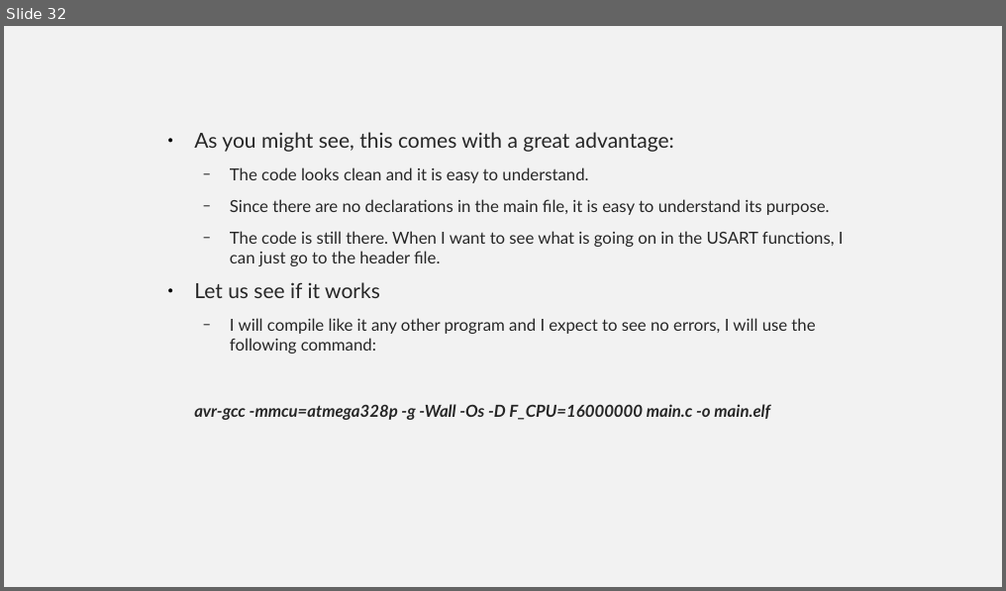
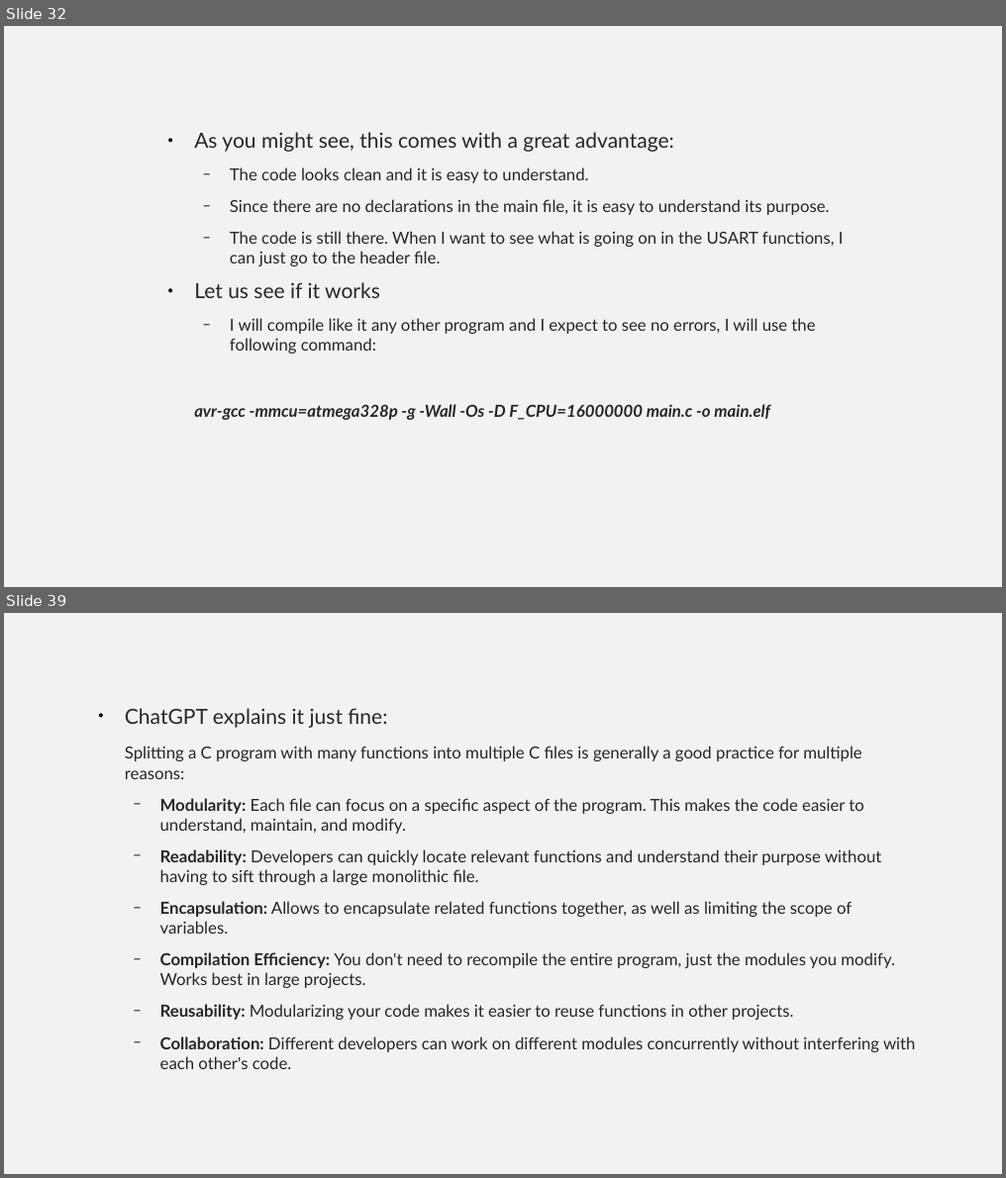
Before and after one commit to Equihua2211/I7266, a slide deck: 001_Slides/08_UART-USART.odp. Shown one above the other, each under a label of ours: slide 32 before the commit, slides 32 and 39 after it; the slides between them are not shown. The pictures are 1006x591 and 1006x1178 pixels, drawn with LibreOffice and Linux fonts; fonts in the diff are those of the drawing. Boxes give left, top, right and bottom in pixels: in the first picture for what was removed or moved away, otherwise in the second. Text is boxed around its words. In the diff, an @@ line names an element or a change of style, - is before the commit and + after.

```diff
--- a/001_Slides/08_UART-USART.odp
+++ b/001_Slides/08_UART-USART.odp
@@ slide 39 added at <box>4,613,1002,1174</box>, background #F2F2F2 @@
@@ text added at <box>125,708,916,1069</box>, 16 pt, text #262626 @@
+● ChatGPT explains it just fine:
+Splitting a C program with many functions into multiple C files is generally a good practice for multiple reasons:
+  − Modularity: Each file can focus on a specific aspect of the program. This makes the code easier to understand, maintain, and modify.
+  − Readability: Developers can quickly locate relevant functions and understand their purpose without having to sift through a large monolithic file.
+  − Encapsulation: Allows to encapsulate related functions together, as well as limiting the scope of variables.
+  − Compilation Efficiency: You don't need to recompile the entire program, just the modules you modify. Works best in large projects.
+  − Reusability: Modularizing your code makes it easier to reuse functions in other projects.
+  − Collaboration: Different developers can work on different modules concurrently without interfering with each other's code.
```
Also in this commit, not shown: 5 slides changed, 17 other slides added, 4 other files.
